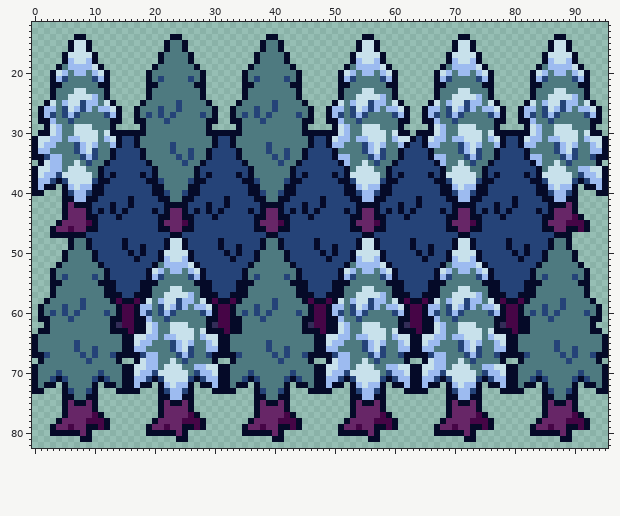
Sprite sheet, stored at assets/tree-tileset.png. Above: the version before the commit.
The file is 96x96 pixels. Shown: x 0..95, y 12..82.
And afterwards:
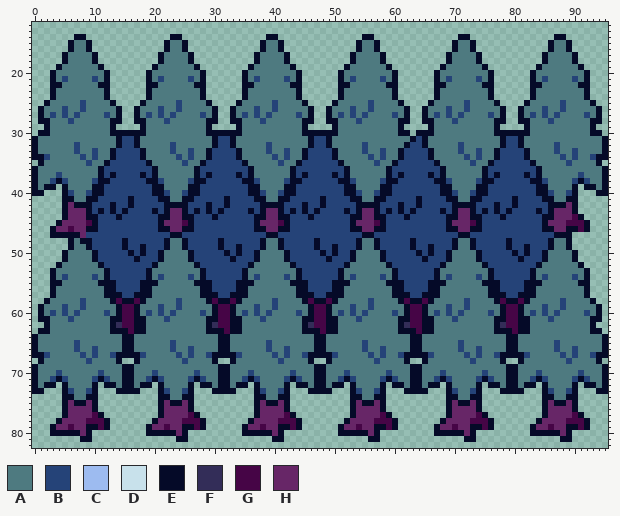
Palette (. is transparent): A #4e7a80  B #254378  C #9dbbf0  D #c8e1eb  E #050a28  F #332d58  G #460546  H #672667
The exact change:
Changed rows in their new state; - is an unchanged pixel.
first column x 1:
15 ------AA----------------------------------------------AA--------------AA--------------AA------
16 ------AA----------------------------------------------AA--------------AA--------------AA------
17 -----AAAA--------------------------------------------AAAA------------AAAA------------AAAA-----
18 -----AAAA--------------------------------------------AAAA------------AAAA------------AAAA-----
19 -----AAAAA-------------------------------------------AAAAA-----------AAAAA-----------AAAAA----
20 ---AA-AA-AA----------------------------------------AA-AA-AA--------AA-AA-AA--------AA-AA-AA---
21 ---A------A----------------------------------------A------A--------A------A--------A------A---
23 ------AA----------------------------------------------AA--------------AA--------------AA------
24 -----AAAAA-------------------------------------------AAAAA-----------AAAAA-----------AAAAA----
25 --A-AAA-AA-A--------------------------------------A-AAA-AA-A------A-AAA-AA-A------A-AAA-AA-A--
26 -AA--AA-A-AAA------------------------------------AA--AA-A-AAA----AA--AA-A-AAA----AA--AA-A-AAA-
27 -A---A------A------------------------------------A---A------A----A---A------A----A---A------A-
28 --A-----------------------------------------------A---------------A---------------A-----------
29 --AA--AAA-----------------------------------------AA--AAA---------AA--AAA---------AA--AAA-----
30 --AA--AAAA-A--------------------------------------AA--AAAA-A------AA--AAAA-A------AA--AAAA-A--
31 AAAA-AAAAA-AA------------------------------------AAA-AAAAA-AAA---AAA-AAAAA-AA----AAA-AAAAA-AAA
32 AAA----AAA--A------------------------------------AA----AAA--A----AA----AAA--A----AA----AAA--AA
33 AA-----AA----------------------------------------------AA--------------AA--------------AA---AA
34 --AA----A-----------------------------------------AA----A---------AA----A---------AA----A-----
35 -AAA--A--------------------------------------------A--A------------A--A------------A--A-------
36 AAAA-AAA---------------------------------------------AAA-------------AAA-------------AAA--AAAA
37 AAA-AAAAA-------------------------------------------AAAAA-----------AAAAA-----------AAAAA--AAA
38 AA---AAAA--------------------------------------------AAAA------------AAAA------------AAAA---AA
39 A----AAAA--------------------------------------------AAAA------------AAAA------------AAAA----A
40 ------AA----------------------------------------------AA--------------AA--------------AA------
41 ------AA----------------------------------------------AA--------------AA--------------AA------
first column x 8:
47 H----------------------------------------------------------------------
48 E--------------AA------------------------------AA--------------AA------
49 ---------------AA------------------------------AA--------------AA------
50 --------------AAAA----------------------------AAAA------------AAAA-----
51 --------------AAAA----------------------------AAAA------------AAAA-----
52 --------------AAAAA---------------------------AAAAA-----------AAAAA----
53 ------------AA-AA-AA------------------------AA-AA-AA--------AA-AA-AA---
54 ------------A------A------------------------A------A--------A------A---
56 ---------------AA------------------------------AA--------------AA------
57 --------------AAAAA---------------------------AAAAA-----------AAAAA----
58 -----------A-AAA-AA-A----------------------A-AAA-AA-A------A-AAA-AA-A--
59 ----------AA--AA-A-AAA--------------------AA--AA-A-AAA----AA--AA-A-AAA-
60 ----------A---A------A--------------------A---A------A----A---A------A-
61 -----------A-------------------------------A---------------A-----------
62 -----------AA--AAA-------------------------AA--AAA---------AA--AAA-----
63 -----------AA--AAAA-A----------------------AA--AAAA-A------AA--AAAA-A--
64 ---------AAAA-AAAAA-AAA------------------AAAA-AAAAA-AAA--AAAA-AAAAA-AAA
65 ---------AAA----AAA--AA------------------AAA----AAA--AA--AAA----AAA--AA
66 ---------AA-----AA---AA------------------AA-----AA---AA--AA-----AA---AA
67 -----------AA----A-------------------------AA----A---------AA----A-----
68 ----------AAA--A--------------------------AAA--A----------AAA--A-------
69 ---------AAAA-AAA--AAAA------------------AAAA-AAA--AAAA--AAAA-AAA--AAAA
70 ---------AAA-AAAAA--AAA------------------AAA-AAAAA--AAA--AAA-AAAAA--AAA
71 ---------AA---AAAA---AA------------------AA---AAAA---AA--AA---AAAA---AA
72 ---------A----AAAA----A------------------A----AAAA----A--A----AAAA----A
73 ---------------AA------------------------------AA--------------AA------
74 ---------------AA------------------------------AA--------------AA------
Pixel boxes of the changes (left, top, right, bottom) in both pictures:
changed: (38, 40, 116, 202)
changed: (332, 40, 410, 202)
changed: (428, 40, 500, 202)
changed: (524, 40, 602, 202)
changed: (80, 232, 86, 244)
changed: (134, 238, 218, 400)
changed: (326, 238, 506, 400)
